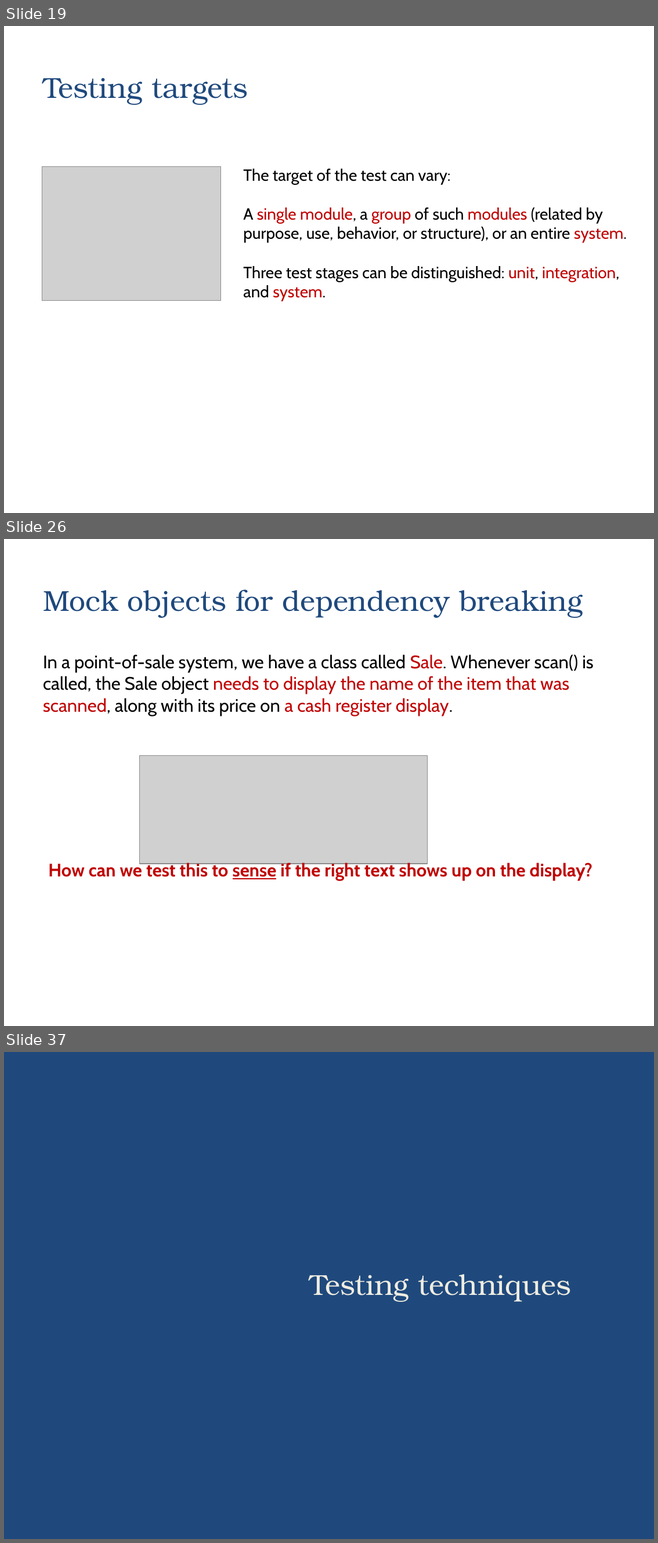
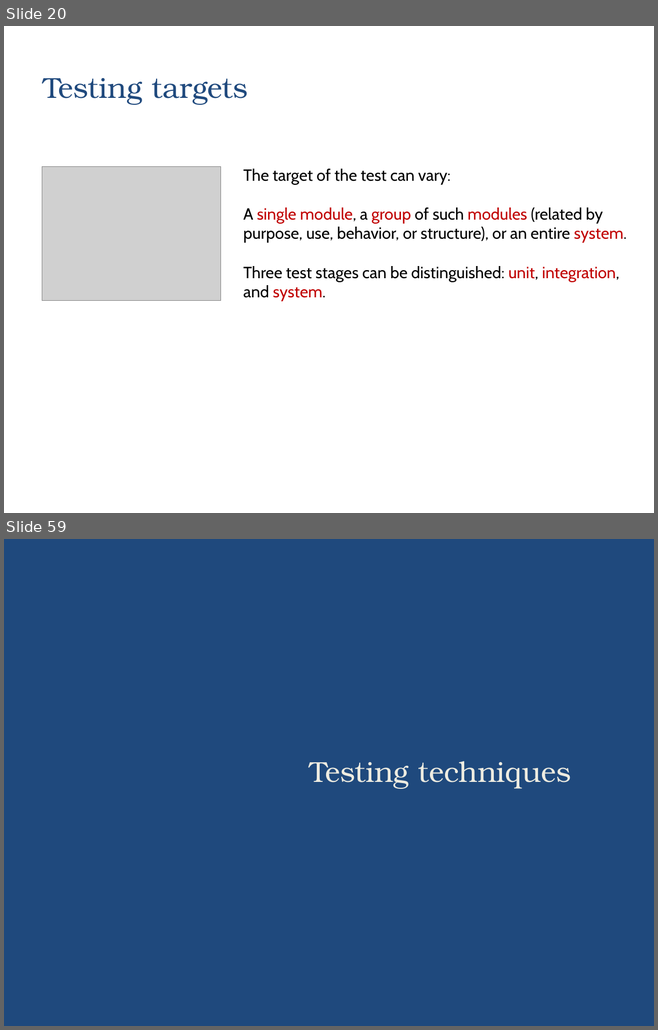
Before and after one commit to zarras/myy803-slides, a slide deck: 6-SoftEng-Testing.ppt. Shown one above the other, each under a label of ours: slides 19, 26 and 37 before the commit, slides 20 and 59 after it; the slides between them are not shown. The pictures are 658x1543 and 658x1030 pixels, drawn with LibreOffice and Linux fonts; fonts in the diff are those of the drawing; grey boxes stand for pictures. Boxes give left, top, right and bottom in pixels: in the first picture for what was removed or moved away, otherwise in the second. Text is boxed around its words. In the diff, an @@ line names an element or a change of style, - is before the commit and + after.

```diff
--- a/6-SoftEng-Testing.ppt
+++ b/6-SoftEng-Testing.ppt
@@ slide 26 removed at (4, 539, 654, 1026), background #FFFFFF @@
@@ title removed at (43, 589, 582, 618) @@
-Mock objects for dependency breaking
@@ text removed at (43, 654, 593, 716) @@
-In a point-of-sale system, we have a class called Sale. Whenever scan() is called, the Sale object needs to display the name of the item that was scanned, along with its price on a cash register display.
@@ picture removed at (139, 755, 427, 864) @@
@@ text removed at (48, 861, 592, 881) @@
-How can we test this to sense if the right text shows up on the display?
@@ what was slide 19 is now slide 20 @@
@@ what was slide 37 is now slide 59 @@
```
Also in this commit, not shown: 2 slides changed, 42 slides added, 19 other slides removed, 1 other file.
